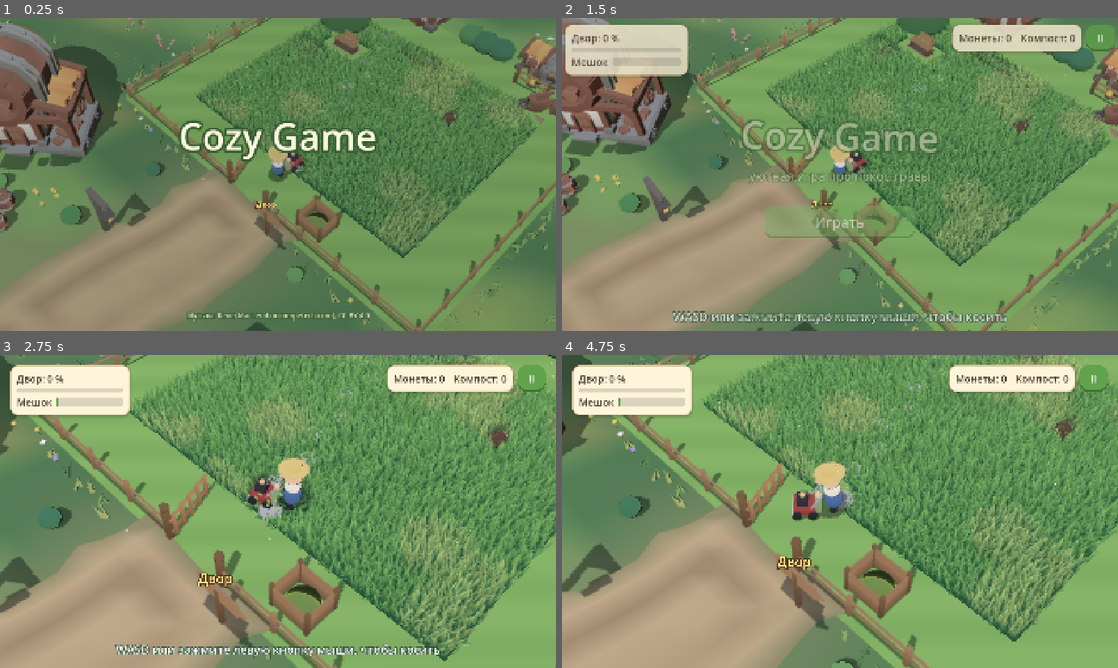
Above: before the commit, frames 1-4 (two rows, left to right).
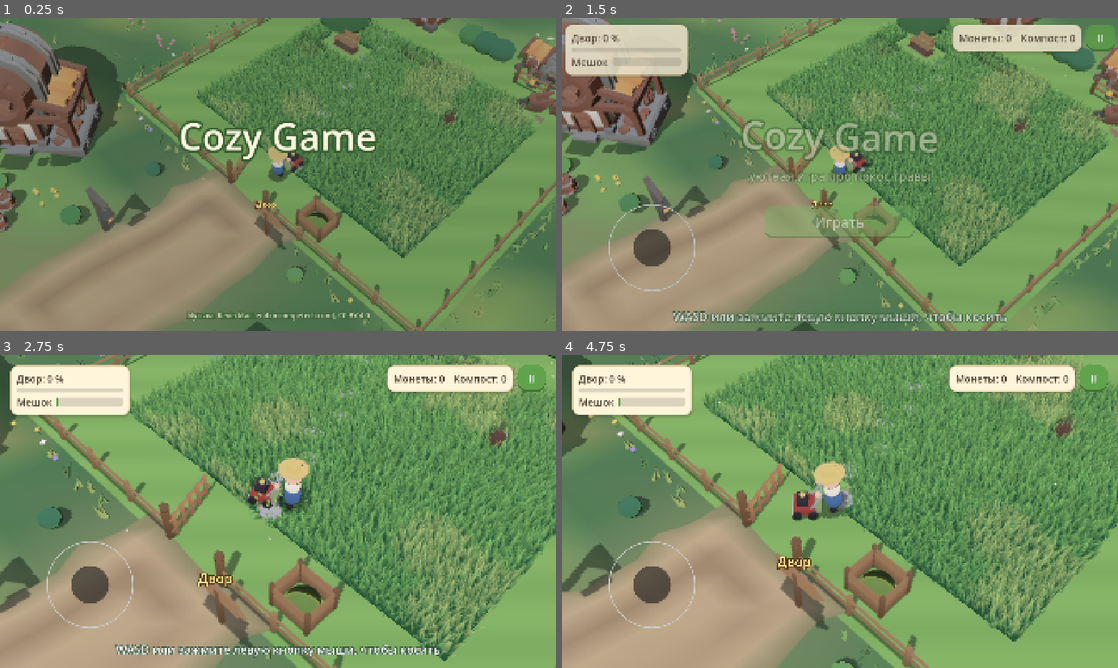
Above: after the commit, the same moments.

Repository: MrKrob00/Cozy-Game
Game: Godot game, scene res://scenes/village.tscn
Same seed, same stepped clock (60 frames per second), same inputs: the game is played once before the commit and once after it.
Inputs (mouse positions are in pixels of both pictures, inside the frame that each line leads up to):
- Up to frame 1 (0.25 s): no input
- Up to frame 2 (1.5 s): move the mouse to (962, 158) at 0.52 s; hold D (move_right) 0.53-1.25 s; hold E (interact) 0.53-1.25 s; click (962, 158) at 0.67 s; click "Играть" at 1.25 s
- Up to frame 3 (2.75 s): drag from (166, 527) to (250, 574) at 2.02 s
- Up to frame 4 (4.75 s): move the mouse to (895, 442) at 2.77 s; hold D (move_right) 2.78-3.5 s; hold Mouse wheel down (zoom_out) 2.78-3.5 s; drag from (812, 574) to (673, 464) at 3.52 s; move the mouse to (1006, 558) at 4.27 s; hold A (move_left) from 4.28 s (still down); hold Mouse wheel up (zoom_in) from 4.28 s (still down)

The runs differ from the first frame. In frame 1, 4.2% of the frame differs, in the area x 35-97%, y 4-76%; in frame 2, 6.2%; in frame 3, 15%, in the area x 8-100%, y 0-97%; in frame 4, 14%.

Commit message:
Fixed joystick by default, silent mower, wavy grass edge round objects
The default touch scheme is a joystick fixed at the bottom left again
(the one that appears under the finger was the scheme the player found
hard); it listens only on the left part of the screen. The following
joystick and "lead with a finger" stay as options in the pause menu.

The repeating cutting sound is removed: it read as a petrol trimmer.

The grass-free strip round trees, benches and buildings now has an
uneven, wavy edge (0.35-0.95 m by noise) instead of an exact ring or
frame.

Co-Authored-By: Claude Fable 5.2 <noreply@anthropic.com>
Claude-Session: https://claude.ai/code/session_01Lbjh89c2rRWiLCHeMGFfiw

Diff:
--- a/scenes/hud.tscn
+++ b/scenes/hud.tscn
@@ -14,10 +14,10 @@
 anchor_bottom = 1.0
 grow_horizontal = 2
 grow_vertical = 2
-joystick_mode = 2
-joystick_size = 260.0
-tip_size = 120.0
-deadzone_ratio = 0.14
+joystick_mode = 0
+joystick_size = 300.0
+tip_size = 130.0
+deadzone_ratio = 0.12
 action_left = &"move_left"
 action_right = &"move_right"
 action_up = &"move_up"
@@ -336,7 +336,7 @@
 unique_name_in_owner = true
 layout_mode = 2
 focus_mode = 0
-text = "Управление: джойстик под пальцем"
+text = "Управление: джойстик слева"
 
 [node name="ResetButton" type="Button" parent="Root/PausePanel/Center/PauseWindow/Rows/Columns/Buttons"]
 unique_name_in_owner = true
--- a/scripts/game_state.gd
+++ b/scripts/game_state.gd
@@ -79,10 +79,10 @@
 ## Качество графики: 0 — низкое, 1 — среднее, 2 — высокое, -1 — выбрать по устройству.
 var graphics_quality := -1
 var show_fps := false
-## Сенсорное управление: 0 — джойстик появляется под пальцем и идёт за ним,
-## 1 — джойстик закреплён слева внизу, 2 — косилка едет к пальцу.
+## Сенсорное управление: 0 — джойстик закреплён слева внизу, 1 — джойстик
+## появляется под пальцем и идёт за ним, 2 — косилка едет к пальцу.
 var touch_controls := 0
-const TOUCH_CONTROLS := ["джойстик под пальцем", "джойстик слева", "вести пальцем"]
+const TOUCH_CONTROLS := ["джойстик слева", "джойстик под пальцем", "вести пальцем"]
 
 
 func _ready() -> void:
--- a/scripts/hud.gd
+++ b/scripts/hud.gd
@@ -14,6 +14,8 @@
 const FLIGHT_TIME := 0.85
 ## Секунд на букву в реплике жителя.
 const TYPE_SPEED := 0.028
+## Где в своей части экрана стоит закреплённый джойстик (доли ширины и высоты).
+const FIXED_STICK_AT := Vector2(0.36, 0.62)
 
 @onready var _root: Control = %Root
 @onready var _margin: MarginContainer = %Margin
@@ -196,7 +198,7 @@
 		button.pressed.connect(_on_any_button_pressed.bind(button))
 
 	if _touch:
-		_hint_label.text = "Коснитесь экрана и тяните, чтобы косить"
+		_hint_label.text = "Ведите джойстиком слева, чтобы косить"
 	else:
 		_hint_label.text = "WASD или зажмите левую кнопку мыши, чтобы косить"
 	_hint_hidden = GameState.bag_fill > 0.0 or GameState.grass_banked > 0.0
@@ -687,16 +689,23 @@
 	var stick := _controls_live and scheme != 2
 	_joystick.visible = stick
 	_joystick.process_mode = Node.PROCESS_MODE_PAUSABLE if stick else Node.PROCESS_MODE_DISABLED
-	if scheme == 1:
-		# Закреплённый джойстик виден всегда и стоит слева внизу.
+	if scheme == 0:
+		# Закреплённый джойстик: всегда виден, стоит слева внизу и никуда не
+		# уезжает. Слушает касания только в своей части экрана.
 		_joystick.joystick_mode = VirtualJoystick.JOYSTICK_FIXED
 		_joystick.visibility_mode = VirtualJoystick.VISIBILITY_ALWAYS
-		_joystick.initial_offset_ratio = Vector2(0.14, 0.74)
+		_joystick.anchor_left = 0.0
+		_joystick.anchor_top = 0.3
+		_joystick.anchor_right = 0.45
+		_joystick.anchor_bottom = 1.0
+		_joystick.initial_offset_ratio = FIXED_STICK_AT
 	else:
-		# Джойстик появляется под пальцем и идёт за ним: палец не «уезжает»
-		# с джойстика, а сменить направление можно коротким движением.
+		# Джойстик появляется под пальцем в любом месте экрана и идёт за ним.
 		_joystick.joystick_mode = VirtualJoystick.JOYSTICK_FOLLOWING
 		_joystick.visibility_mode = VirtualJoystick.VISIBILITY_WHEN_TOUCHED
+		_joystick.set_anchors_preset(Control.PRESET_FULL_RECT)
+	for side in [SIDE_LEFT, SIDE_TOP, SIDE_RIGHT, SIDE_BOTTOM]:
+		_joystick.set_offset(side, 0.0)
 	_touch_pad.visible = _controls_live and scheme == 2
 	if _player:
 		_player.touch_pad = _touch_pad if scheme == 2 else null
--- a/scripts/mow_field.gd
+++ b/scripts/mow_field.gd
@@ -32,9 +32,11 @@
 ## Значения _blocked: ячейка занята, земля в ней голая или под газоном.
 const BLOCKED_BARE := 1
 const BLOCKED_LAWN := 2
-## Полоса стриженого газона вокруг каждого предмета на поле, метры: вплотную
+## Полоса стриженого газона вокруг каждого предмета на поле: вплотную
 ## к стволу или скамейке косилкой не подлезть, поэтому трава там не растёт.
-const CLEARANCE := 0.55
+## Край полосы неровный, волнами — от CLEARANCE_MIN до CLEARANCE_MAX метров.
+const CLEARANCE_MIN := 0.35
+const CLEARANCE_MAX := 0.95
 
 ## Размер поля в метрах (X, Z). Центр — в начале координат узла.
 @export var size := Vector2(24.0, 24.0)
@@ -70,6 +72,8 @@
 var _grass_material: ShaderMaterial
 var _ground_material: ShaderMaterial
 var _grass_nodes: Array[MultiMeshInstance3D] = []
+## Шум, по которому гуляет край травы вокруг предметов.
+var _edge_noise: FastNoiseLite
 var _lod_timer := 0.0
 
 
@@ -79,6 +83,10 @@
 
 func _ready() -> void:
 	_resolution = Vector2i(ceili(size.x / cell_size), ceili(size.y / cell_size))
+	_edge_noise = FastNoiseLite.new()
+	_edge_noise.seed = random_seed + 77
+	_edge_noise.noise_type = FastNoiseLite.TYPE_SIMPLEX_SMOOTH
+	_edge_noise.frequency = 0.55
 	_build_mask()
 	# Траву формируют только объекты того же участка (или сцены, если участка нет).
 	var owner_node := get_parent()
@@ -260,7 +268,10 @@
 ## В круге ничего не растёт: ствол дерева, столб. Если bare выключен,
 ## земля в круге выглядит как стриженый газон, а не как голая почва.
 func block_circle(world_center: Vector3, radius: float, bare := true) -> void:
-	_clear_cells(_cells_in_circle(world_center, radius + CLEARANCE))
+	var center := _to_field(world_center)
+	for cell in _cells_in_circle(world_center, radius + CLEARANCE_MAX):
+		var at := _cell_center(cell % _resolution.x, cell / _resolution.x)
+		_clear_cell(cell, at, at.distance_to(center) - radius)
 	for cell in _cells_in_circle(world_center, radius):
 		_blocked[cell] = BLOCKED_BARE if bare else BLOCKED_LAWN
 
@@ -268,17 +279,30 @@
 ## В прямоугольнике ничего не растёт: скамейка, клумба, стена.
 ## yaw — поворот объекта в мире (global_rotation.y).
 func block_rect(world_center: Vector3, rect_size: Vector2, yaw := 0.0) -> void:
-	_clear_cells(_cells_in_rect(world_center, rect_size + Vector2.ONE * CLEARANCE * 2.0,
-			yaw - global_rotation.y))
-	for cell in _cells_in_rect(world_center, rect_size, yaw - global_rotation.y):
+	var local_yaw := yaw - global_rotation.y
+	var center := _to_field(world_center)
+	var axis_x := Vector2(cos(local_yaw), -sin(local_yaw))
+	var axis_z := Vector2(sin(local_yaw), cos(local_yaw))
+	var half := rect_size * 0.5
+	for cell in _cells_in_rect(world_center, rect_size + Vector2.ONE * CLEARANCE_MAX * 2.0, local_yaw):
+		var at := _cell_center(cell % _resolution.x, cell / _resolution.x)
+		var offset := at - center
+		# Расстояние от ячейки до прямоугольника предмета.
+		var outside := Vector2(absf(offset.dot(axis_x)) - half.x, absf(offset.dot(axis_z)) - half.y)
+		_clear_cell(cell, at, Vector2(maxf(outside.x, 0.0), maxf(outside.y, 0.0)).length())
+	for cell in _cells_in_rect(world_center, rect_size, local_yaw):
 		_blocked[cell] = BLOCKED_BARE
 
 
 # Полоса вокруг предмета: травы нет, земля выглядит как стриженый газон.
-func _clear_cells(cells: PackedInt32Array) -> void:
-	for cell in cells:
-		if _blocked[cell] == 0:
-			_blocked[cell] = BLOCKED_LAWN
+# distance — расстояние от ячейки до предмета; ширина полосы гуляет по шуму,
+# поэтому край травы вокруг предмета волнистый, а не ровный круг или рамка.
+func _clear_cell(cell: int, at: Vector2, distance: float) -> void:
+	if _blocked[cell] != 0:
+		return
+	var wave := 0.5 + 0.5 * _edge_noise.get_noise_2dv(at)
+	if distance <= lerpf(CLEARANCE_MIN, CLEARANCE_MAX, wave):
+		_blocked[cell] = BLOCKED_LAWN
 
 
 ## Под травой в круге — не газон, а камень или земля: после покоса стерни не остаётся.
--- a/scripts/player.gd
+++ b/scripts/player.gd
@@ -46,8 +46,6 @@
 ## Сколько секунд нужно пробыть рядом, чтобы простое действие выполнилось само.
 const AUTO_INTERACT_DELAY := 0.4
 const CHARACTER_SCALE := 1.15
-## Через сколько метров покоса звучит очередной «вжух».
-const SWISH_STEP := 0.55
 ## Положение правой ладони в координатах персонажа.
 const HAND := Vector3(0.26, 0.82, -0.36)
 
@@ -71,8 +69,6 @@
 var _mower_root: Node3D
 var _mower: Node3D
 var _engine_cap: MeshInstance3D
-## Сколько метров проехано с последнего «вжуха» срезаемой травы.
-var _swish_distance := 0.0
 var _was_moving := false
 var _idle_time := 0.0
 var _exhaust: CPUParticles3D
@@ -252,12 +248,8 @@
 	_bag.scale = Vector3(1.0 + wobble, height - wobble, depth)
 	_bag.position = Vector3(0.0, 0.2 + 0.2 * height, 0.31 + 0.16 * depth)
 
-	# Мотора не слышно: только мягкий «вжух» травы, пока она режется.
-	if _cutting:
-		_swish_distance += _current_speed * delta
-		if _swish_distance >= SWISH_STEP:
-			_swish_distance = 0.0
-			Sfx.play("swish", -9.0, 1.0, 0.15)
+	# Косилка беззвучна: ни мотора, ни звука среза. О покосе говорят летящая
+	# трава и полосы на газоне (повторяющийся звук игроку мешал).
 
 
 ## Центр ножа в мировых координатах.
--- a/tests/input.gd
+++ b/tests/input.gd
@@ -86,9 +86,11 @@
 
 	# 2. Сенсорный джойстик: касание и перетаскивание вправо.
 	var before: Vector3 = player.global_position
-	touch(0, Vector2(400, 700), true)
-	await frames(2)
-	drag(0, Vector2(580, 700), Vector2(180, 0))
+	var fixed_stick = current_scene.get_node("HUD/VirtualJoystick")
+	var stick_at: Vector2 = fixed_stick.global_position + fixed_stick.size * fixed_stick.initial_offset_ratio
+	touch(0, stick_at, true)
+	await frames(2)
+	drag(0, stick_at + Vector2(130, 0), Vector2(130, 0))
 	await frames(3)
 	check(move_vector().x > 0.5 and absf(move_vector().y) < 0.2, "touch joystick drives move actions")
 	await frames(90)
@@ -105,7 +107,7 @@
 	await frames(30)
 	check(player.velocity.length() < 0.5, "player halts while pinching")
 	touch(1, Vector2(1100, 700), false)
-	touch(0, Vector2(580, 700), false)
+	touch(0, stick_at + Vector2(130, 0), false)
 	await frames(20)
 	check(move_vector() == Vector2.ZERO, "joystick released")
 
@@ -113,9 +115,10 @@
 	var hud_node = current_scene.get_node("HUD")
 	var stick = hud_node.get_node("VirtualJoystick")
 	var pad = hud_node.get_node("TouchPad")
-	check(stick.joystick_mode == 2 and stick.visible and not pad.visible, "by default the joystick follows the finger")
+	check(stick.joystick_mode == 0 and stick.visibility_mode == 0 and stick.visible and not pad.visible, "by default the joystick is fixed and always shown")
+	check(stick.anchor_right < 0.5 and stick.size.x < root.get_visible_rect().size.x * 0.5, "the fixed joystick listens only on the left of the screen")
 	game_state.set_touch_controls(1)
-	check(stick.joystick_mode == 0 and stick.visibility_mode == 0 and stick.visible, "second scheme: a fixed joystick that is always shown")
+	check(stick.joystick_mode == 2 and stick.visibility_mode == 1 and stick.size.x > root.get_visible_rect().size.x * 0.9, "second scheme: a joystick that follows the finger anywhere")
 	game_state.set_touch_controls(2)
 	check(not stick.visible and pad.visible and player.touch_pad == pad, "third scheme: lead with a finger")
 	player.global_position = Vector3(0, 0, 3.0)
@@ -133,7 +136,7 @@
 	await frames(30)
 	check(not pad.held and player.velocity.length() < 0.05, "lifting the finger stops the mower")
 	game_state.set_touch_controls(0)
-	check(stick.joystick_mode == 2 and stick.visible and not pad.visible and player.touch_pad == null, "back to the following joystick")
+	check(stick.joystick_mode == 0 and stick.visible and not pad.visible and player.touch_pad == null, "back to the fixed joystick")
 
 	# 3c. Разворот: направление за спиной — косилка доворачивает в одну сторону.
 	player.global_position = Vector3(0, 0, 3.0)
@@ -268,7 +271,7 @@
 
 	# 10. Звук: мотора нет, музыка играет.
 	var sfx = root.get_node("Sfx")
-	check(sfx.call("_variants", "mower_loop").is_empty() and sfx.call("_variants", "swish").size() == 3, "no motor loop, three grass swishes")
+	check(sfx.call("_variants", "mower_loop").is_empty() and sfx.call("_variants", "swish").is_empty(), "the mower is silent: no motor loop, no cutting sound")
 	check(sfx.get("_playlist").size() == 4 and sfx.current_track() != "", "music playlist is playing")
 	game_state.set_music_enabled(false)
 	check(AudioServer.is_bus_mute(AudioServer.get_bus_index("Music")) and not AudioServer.is_bus_mute(AudioServer.get_bus_index("SFX")), "music can be muted on its own")
Not shown, removed: assets/audio/swish_1.wav.import
Not shown, removed: assets/audio/swish_2.wav.import
Not shown, removed: assets/audio/swish_3.wav.import
Not shown, removed: assets/audio/swish_1.wav
Not shown, removed: assets/audio/swish_2.wav
Not shown, removed: assets/audio/swish_3.wav
